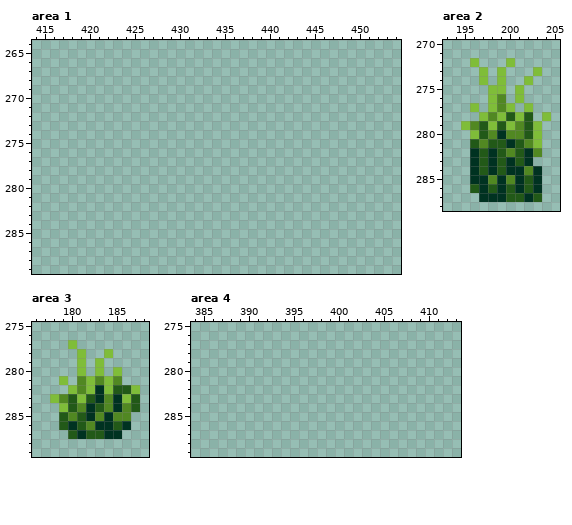
Pixel-art file -- concept/art/tests.aseprite. The picture above was drawn from the file before the commit.
512x512 pixels, 1 frame. Shown: area 1: x 414..454, y 264..289; area 2: x 193..205, y 270..288; area 3: x 176..188, y 275..289; area 4: x 384..413, y 275..289. The commit also changed other parts of the picture, which this record leaves out.
After the commit:
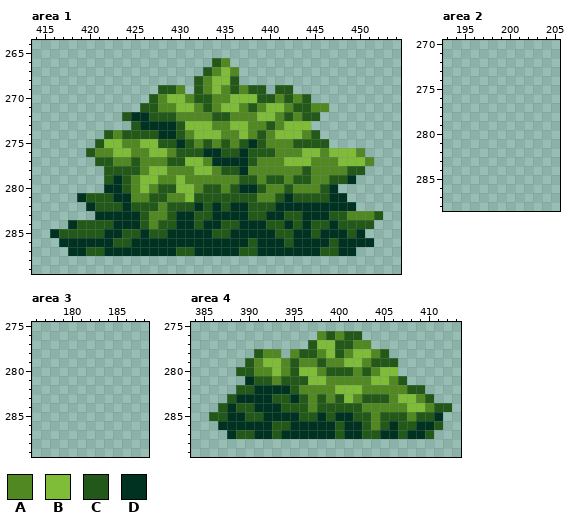
Palette (. is transparent): A #518822  B #7fbd39  C #225918  D #003221
Difference:
Area 1, layer "Layer 3":
y 266: x 434..435 .. -> CA
y 267: x 433..436 .... -> CABA
y 268: x 432..436 ..... -> CABBC
y 269: x 428..430 ... -> CCA; x 432..439 ........ -> CABACACC; x 441..442 .. -> CC
y 270: x 427..444 .................. -> CABBACCAABBBCCACAC
y 271: x 426..446 ..................... -> CCAABBACABBACABBACCAA
y 272: x 424..445 ...................... -> CDDCCCAAAACCAAABBACACC
y 273: x 425..444 .................... -> CDDDDCBBBAABBAACABBB
y 274: x 422..445 ........................ -> CACCCCDDCABBBAABACABBBAC
y 275: x 421..446 .......................... -> CBBAABBCCDCACACACDCAAACCCC
y 276: x 420..450 ............................... -> CAABBAABBACCCDDCCDCCCAAABBABBBA
y 277: x 421..451 ............................... -> CCAACAAACCBBADDDDCAAABBBAAABBBA
y 278: x 422..450 ............................. -> CCCCABBAAABBACCDAAAAAACAAAACC
y 279: x 422..449 ............................ -> CDCABBAABAAAAAACCACCACCAACCD
y 280: x 422..447 .......................... -> DDCABACCBBACCACDDCAACAAACD
y 281: x 419..448 .............................. -> DCCCDDAACCAABCCCCCCCAACDCCCCDD
y 282: x 420..449 .............................. -> DCCCDCCCACCCDCDCDDCCCDDDDDDDDD
y 283: x 421..452 ................................ -> DDDDDCAACDDCCDDDDCCDDCCDDDCCAAAC
y 284: x 418..451 .................................. -> DCCCCDDDCACCDDCDDCCDDDCCDCDCCDCCCC
y 285: x 416..450 ................................... -> DCCCCCDDCCDCCDDDDDCCDDDDDCCDDCDDDCD
y 286: x 417..451 ................................... -> DDDDDDCCDDDDDDDDDDDDDCDDDCDDDDCDDDD
y 287: x 418..449 ................................ -> DDCCDDDDDDDDCCDDDDDCCDDDDDDDCCDD
Area 2, layer "Layer 3":
y 272: x 196 B -> .; x 200 B -> .
y 273: x 197 B -> .; x 199 B -> .; x 203 B -> .
y 274: x 197 B -> .; x 199 B -> .; x 202 B -> .
y 275: x 198..199 BB -> ..; x 201 B -> .
y 276: x 198..199 BA -> ..; x 201 B -> .
y 277: x 196 B -> .; x 198..200 BAB -> ...; x 202 B -> .
y 278: x 197..202 BABCBC -> ......; x 204 B -> .
y 279: x 195..203 BACBCBACB -> .........
y 280: x 196..203 BCADAACB -> ........
y 281: x 196..203 CACCDCAB -> ........
y 282: x 196..203 DCDCACDA -> ........
y 283: x 196..202 DCDCDCD -> .......
y 284: x 196..203 DCDCDDAD -> ........
y 285: x 196..203 DDADADCD -> ........
y 286: x 196..203 CDCDCDCD -> ........
y 287: x 197..203 DDDCCDC -> .......
Area 3, layer "Layer 3":
y 277: x 180 B -> .
y 278: x 181 B -> .; x 184 B -> .
y 279: x 181 B -> .; x 183 B -> .
y 280: x 181 B -> .; x 183 B -> .; x 185 B -> .
y 281: x 179 B -> .; x 181..185 ABABA -> .....
y 282: x 180..187 BABDBCCB -> ........
y 283: x 178..187 BACBCDADBC -> ..........
y 284: x 179..187 BCADCADAC -> .........
y 285: x 179..186 CACDADAA -> ........
y 286: x 179..186 CDCADDCD -> ........
y 287: x 180..185 CDCCDD -> ......
Area 4, layer "Layer 3":
y 276: x 398..402 ..... -> ACACC
y 277: x 397..403 ....... -> CBBCCAA
y 278: x 391..393 ... -> CAA; x 395..405 ........... -> ACCABCABBAC
y 279: x 390..406 ................. -> CABBACAACAABBACCC
y 280: x 389..406 .................. -> CCAABACBBACCCACABB
y 281: x 390..407 .................. -> DCCACCCBBAAAAABBAC
y 282: x 389..409 ..................... -> CCDDDDCAAAABBBAAAAACC
y 283: x 388..410 ....................... -> CDDDDCCDCACACBACCCABBAC
y 284: x 387..412 .......................... -> CDCCDDDCCCACCCCCAAAAABBACC
y 285: x 386..411 .......................... -> CCDDCCDDDDCCDCDDCCACCCACCD
y 286: x 387..411 ......................... -> DDDDDDCCDDDDDCDDCACDCCDDC
y 287: x 388..410 ....................... -> DCCDDCDDDDDDCDDCCDDCDDC
